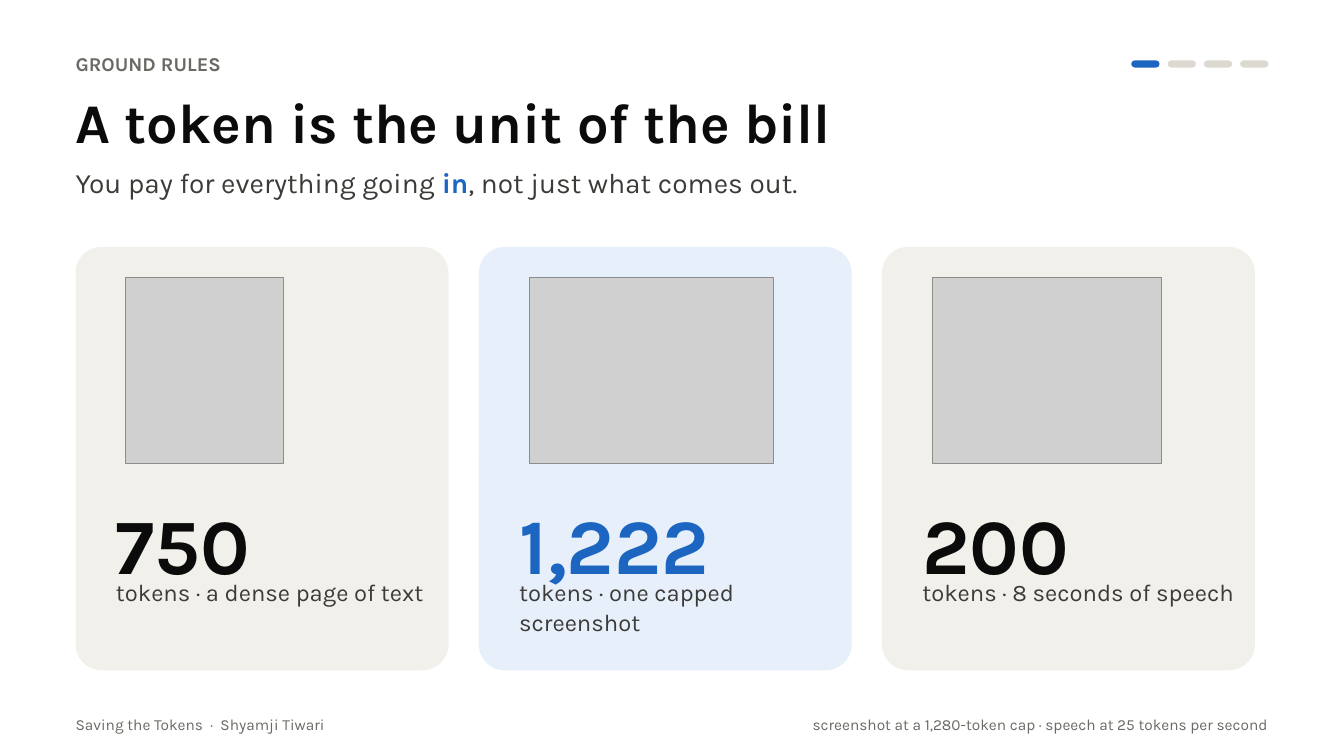
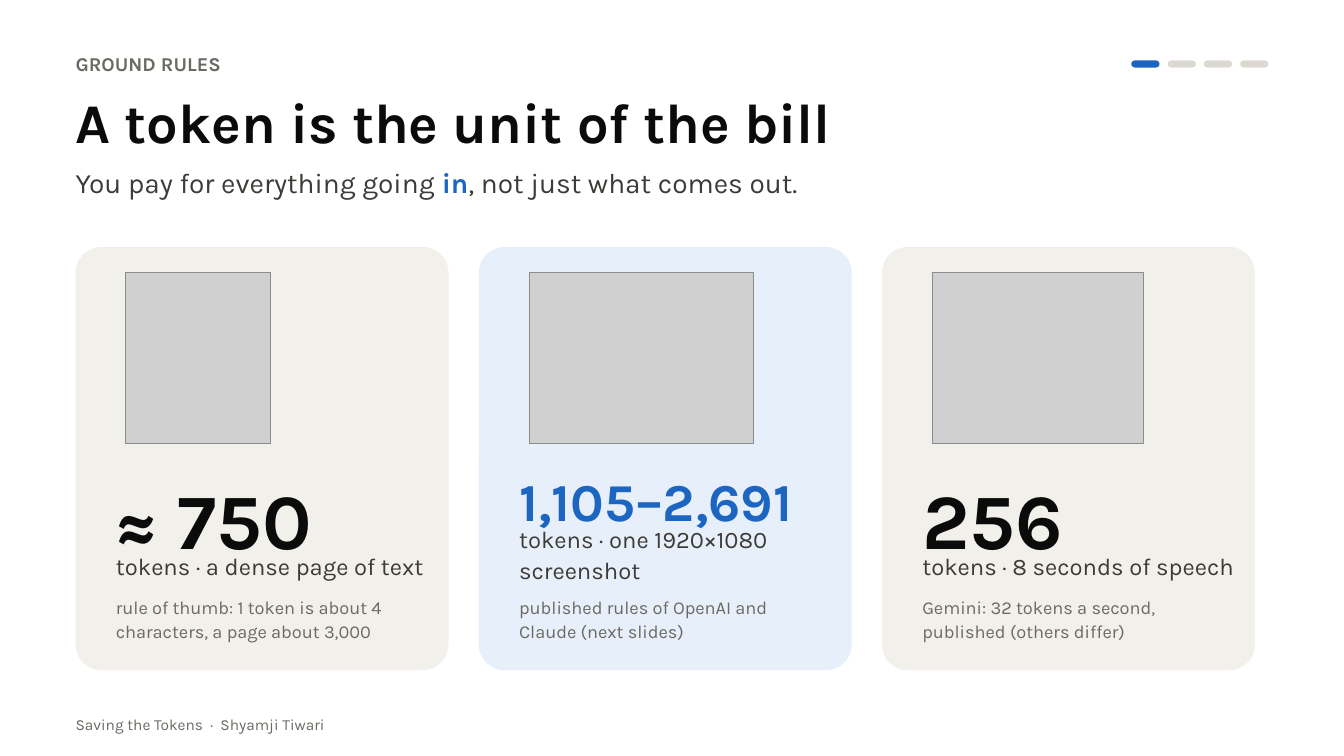
Before and after one commit to SwarnaRavali/agentic-ai-26, a slide deck: slide 4 of Saving-the-Tokens/slides/Saving_the_Tokens.pptx. Drawn at 1344x756 pixels with LibreOffice and Linux fonts; fonts in the diff are those of the drawing; grey boxes stand for pictures. Boxes give left, top, right and bottom in pixels: in the first picture for what was removed or moved away, otherwise in the second. Text is boxed around its words. In the diff, an @@ line names an element or a change of style, - is before the commit and + after.

Commit message:
Saving the Tokens: Colab-first setup, corrected numbers, new slides and scripts

```diff
--- a/Saving-the-Tokens/slides/Saving_the_Tokens.pptx
+++ b/Saving-the-Tokens/slides/Saving_the_Tokens.pptx
@@ picture: place and size @@
-picture at (126,277,284,464)
+picture at (126,272,271,444)
@@ picture: place and size @@
-picture at (529,277,773,464)
+picture at (529,272,753,444)
@@ picture: place and size @@
-picture at (933,277,1163,464)
+picture at (933,272,1143,444)
@@ text at (178,497,312,568): text changed @@
-750
+≈ 750
@@ text at (519,485,792,534): text changed; size 56 to 38 pt @@
-1,222
+1,105–2,691
@@ text added at (922,497,1063,568), 56 pt, text #0B0B0B, bold @@
+256
@@ text at (519,527,767,580): text changed @@
-tokens · one capped screenshot
+tokens · one 1920×1080 screenshot
@@ text removed at (922,522,1069,593) @@
-200
@@ text "tokens · a dense page ...": place and size @@
-text "tokens · a dense page ..." at (116,584,423,607)
+text "tokens · a dense page ..." at (116,558,423,581)
@@ text "tokens · 8 seconds of ...": place and size @@
-text "tokens · 8 seconds of ..." at (922,584,1234,607)
+text "tokens · 8 seconds of ..." at (922,558,1234,581)
@@ text added at (116,601,381,643), 13 pt, text #6B6963 @@
+rule of thumb: 1 token is about 4 characters, a page about 3,000
@@ text added at (519,601,767,640), 13 pt, text #6B6963 @@
+published rules of OpenAI and Claude (next slides)
@@ text added at (922,601,1156,642), 13 pt, text #6B6963 @@
+Gemini: 32 tokens a second, published (others differ)
@@ text removed at (813,719,1268,734) @@
-screenshot at a 1,280-token cap · speech at 25 tokens per second
```
Also in this commit, not shown: 17 other slides changed, 11 other files.
